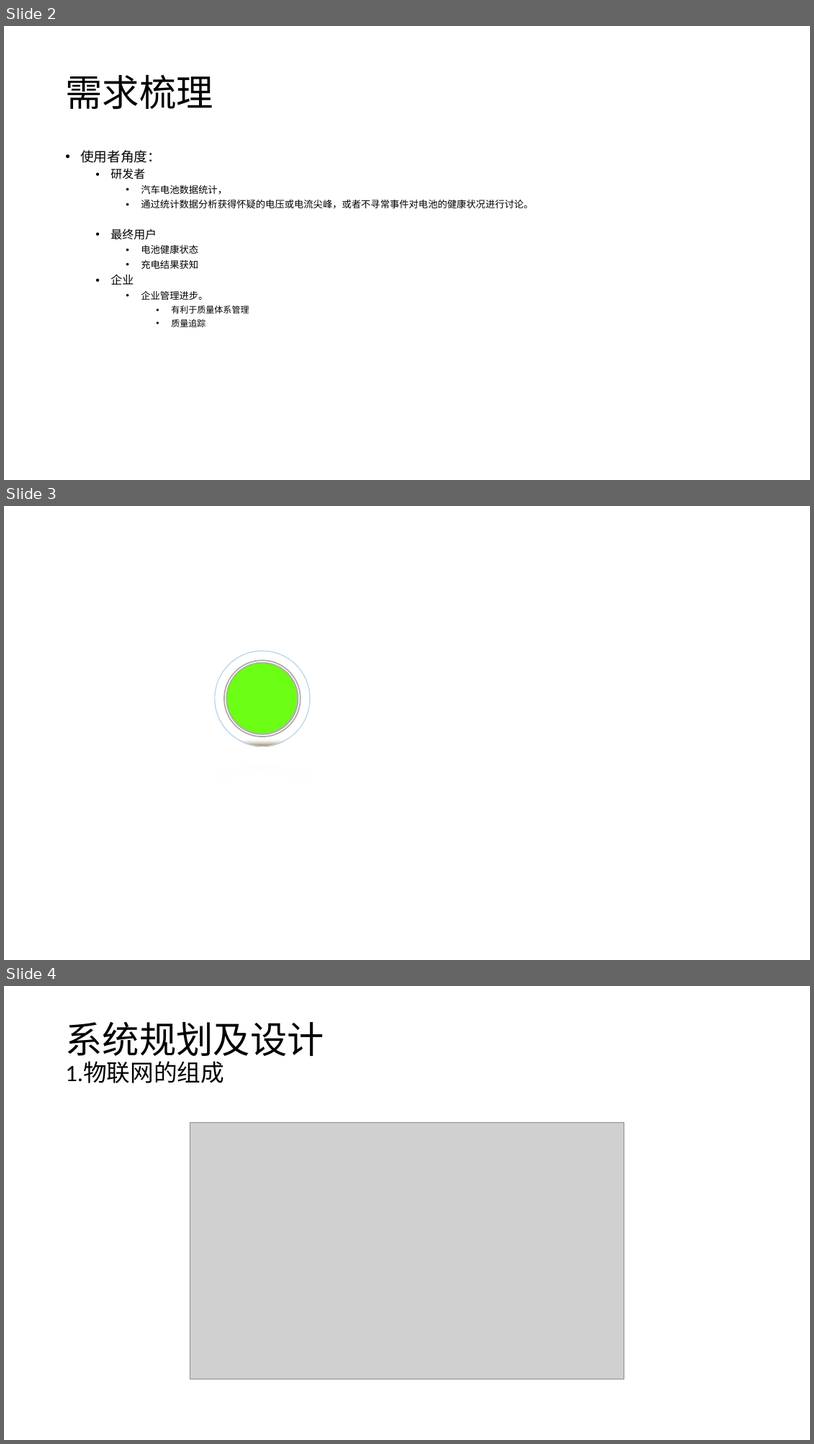
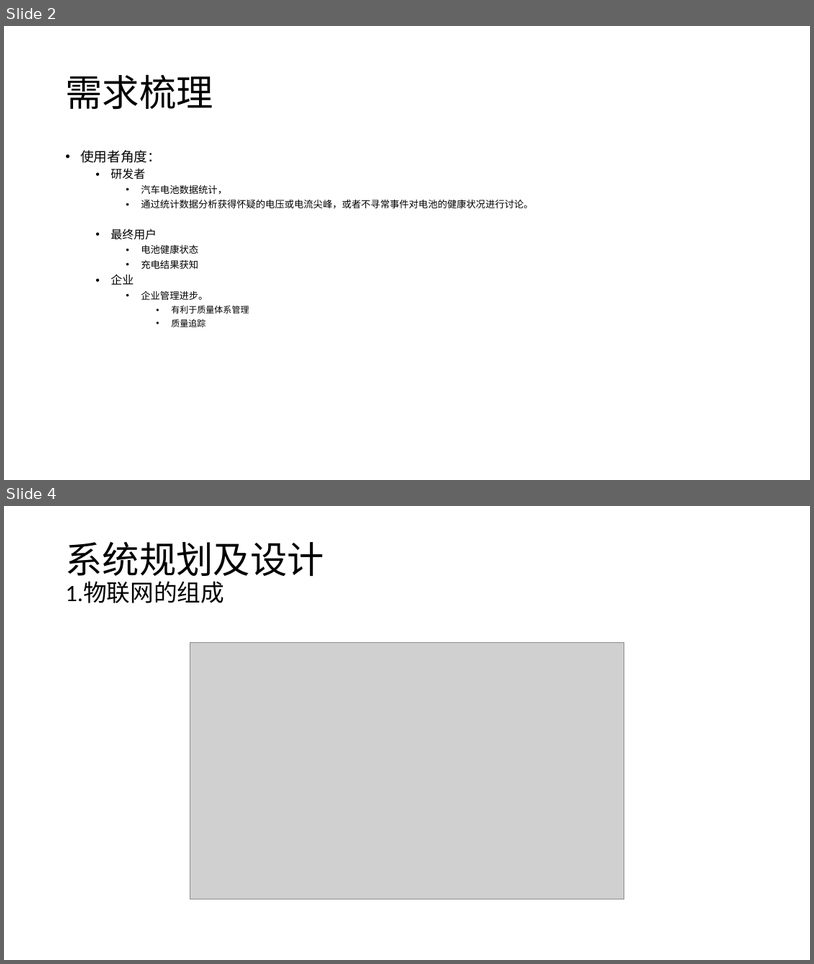
Before and after one commit to XiaoYuQin/copyWrite, a slide deck: 汽车电池/现状分析及诊断.pptx. Shown one above the other, each under a label of ours: slides 2, 3 and 4 before the commit, slides 2 and 4 after it; the slides between them are not shown. The pictures are 814x1444 and 814x964 pixels, drawn with LibreOffice and Linux fonts; fonts in the diff are those of the drawing; grey boxes stand for pictures. Boxes give left, top, right and bottom in pixels: in the first picture for what was removed or moved away, otherwise in the second. Text is boxed around its words. In the diff, an @@ line names an element or a change of style, - is before the commit and + after.

```diff
--- a/汽车电池/现状分析及诊断.pptx
+++ b/汽车电池/现状分析及诊断.pptx
@@ slide 3 removed at (4, 506, 810, 960), background #FFFFFF @@
@@ ellipse removed at (215, 651, 310, 746) @@
@@ ellipse removed at (224, 660, 301, 736) @@
@@ ellipse removed at (226, 663, 298, 734) @@
```
Also in this commit, not shown: 1 slide added, 2 other files.
